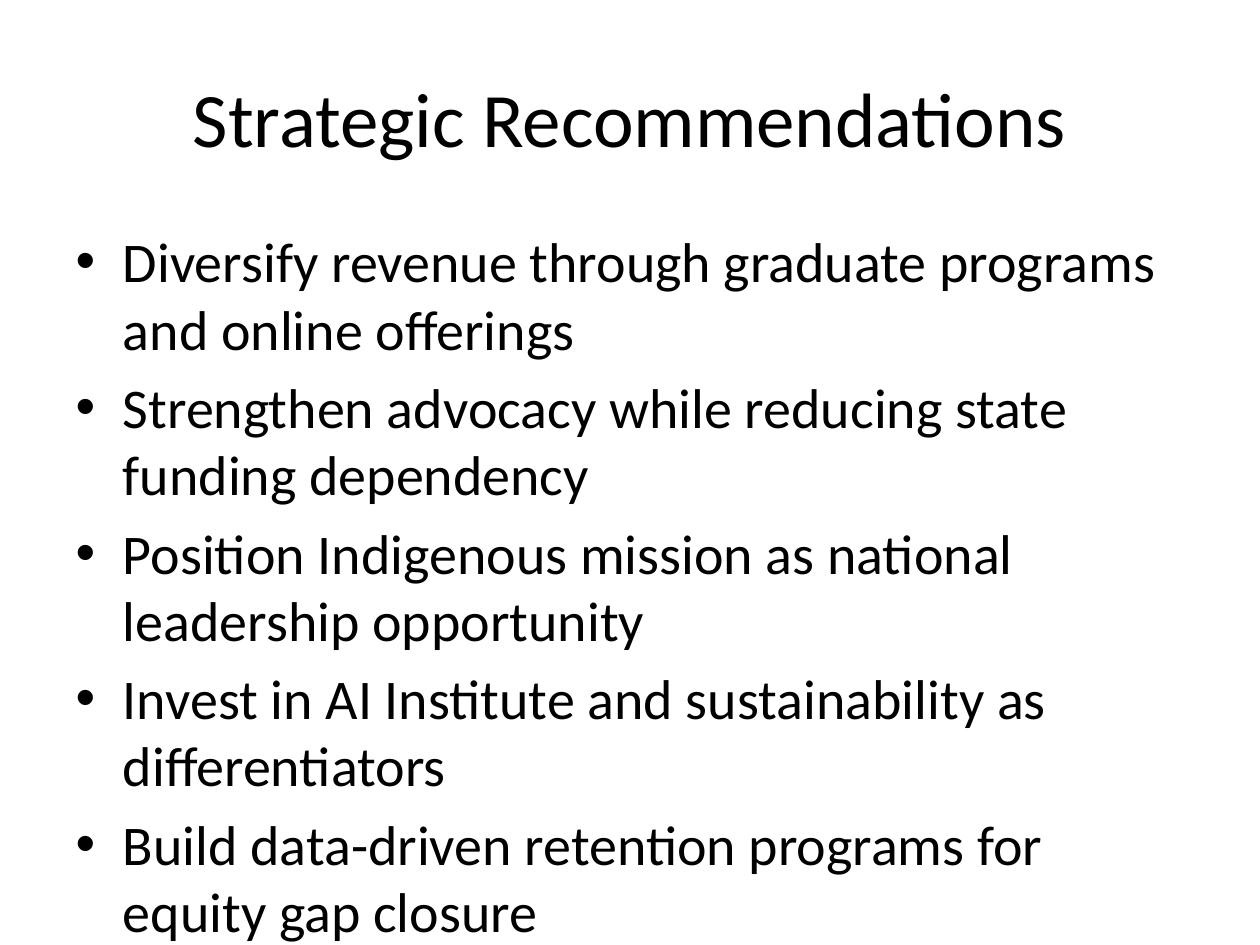
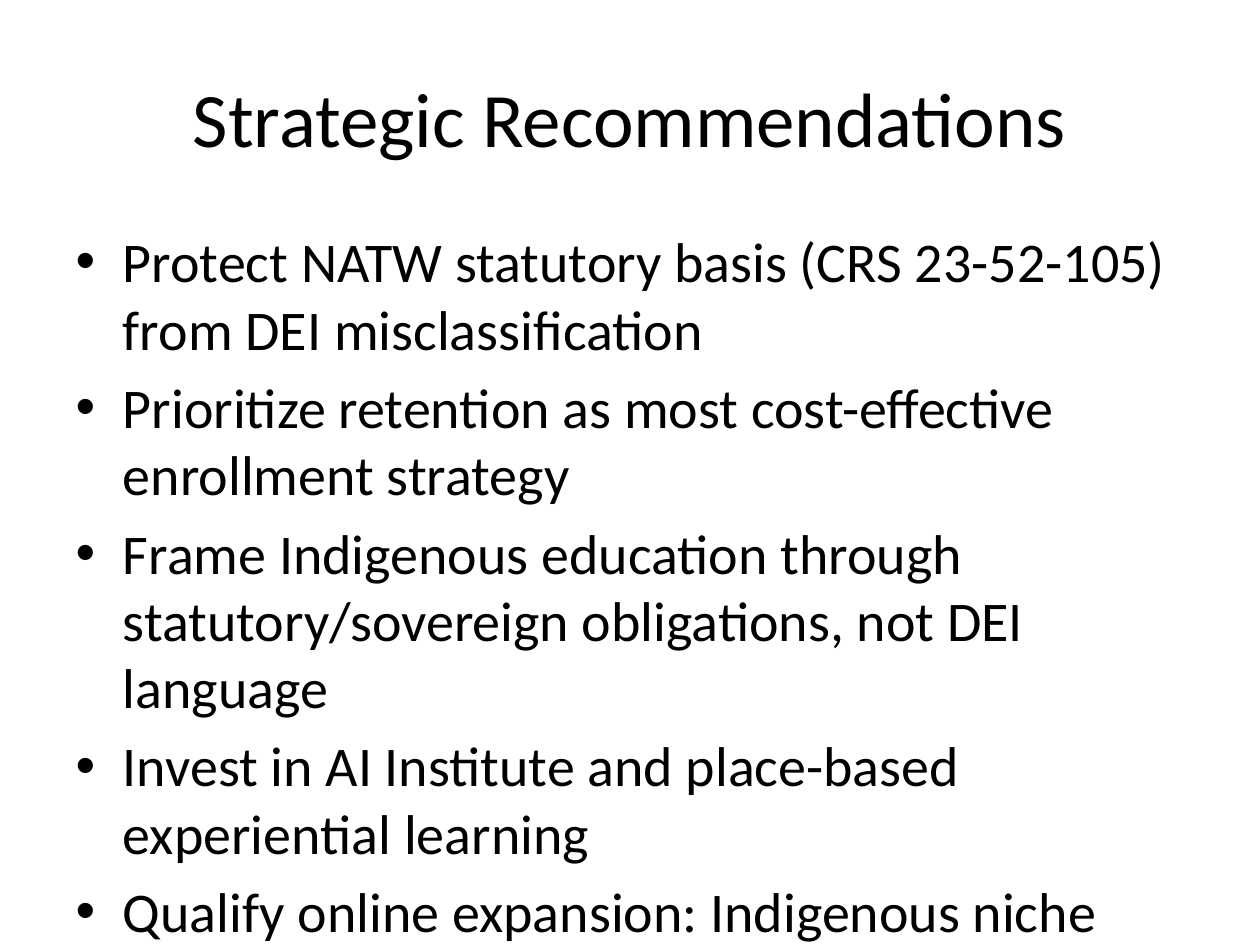
Before and after one commit to sarardm/flc-strategy-optimization-dashboard, a slide deck: slide 10 of generated_docs/PESTLE_Slide_Deck.pptx. Drawn at 1260x945 pixels with LibreOffice and Linux fonts; fonts in the diff are those of the drawing. Boxes give left, top, right and bottom in pixels: in the first picture for what was removed or moved away, otherwise in the second. Text is boxed around its words. In the diff, an @@ line names an element or a change of style, - is before the commit and + after.

```diff
--- a/generated_docs/PESTLE_Slide_Deck.pptx
+++ b/generated_docs/PESTLE_Slide_Deck.pptx
@@ text at (123, 241, 1165, 942): text changed @@
-• Diversify revenue through graduate programs and online offerings
-• Strengthen advocacy while reducing state funding dependency
-• Position Indigenous mission as national leadership opportunity
-• Invest in AI Institute and sustainability as differentiators
-• Build data-driven retention programs for equity gap closure
+• Protect NATW statutory basis (CRS 23-52-105) from DEI misclassification
+• Prioritize retention as most cost-effective enrollment strategy
+• Frame Indigenous education through statutory/sovereign obligations, not DEI language
+• Invest in AI Institute and place-based experiential learning
+• Qualify online expansion: Indigenous niche only (NATW moat), not generic degrees
```
Also in this commit, not shown: 7 other slides changed, 15 other files.
